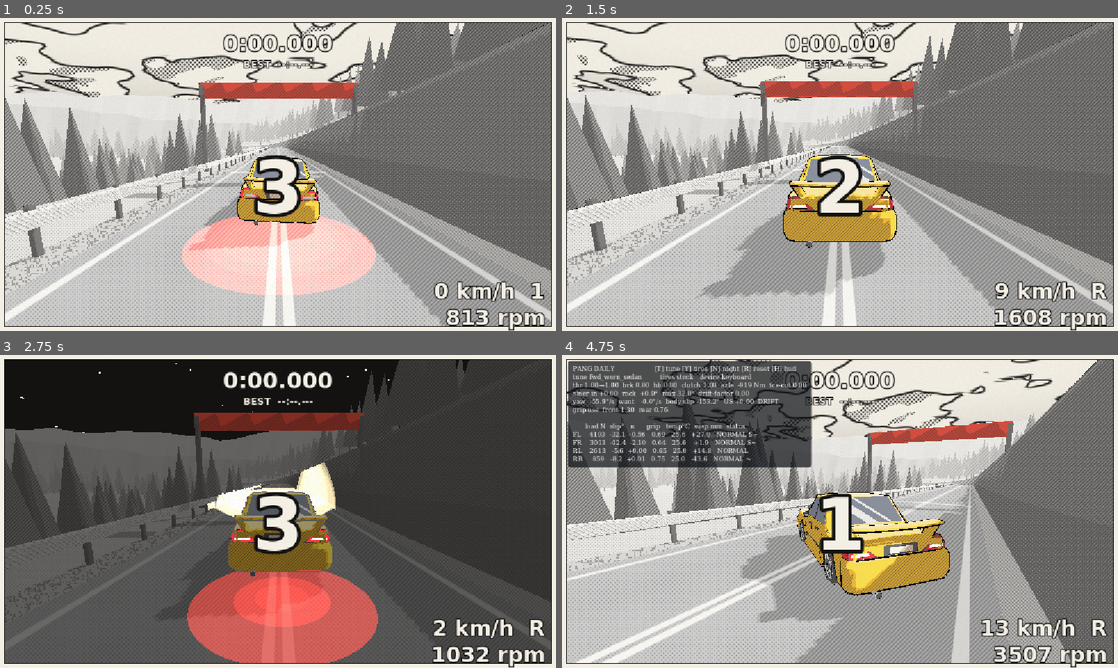
Above: before the commit, frames 1-4 (two rows, left to right).
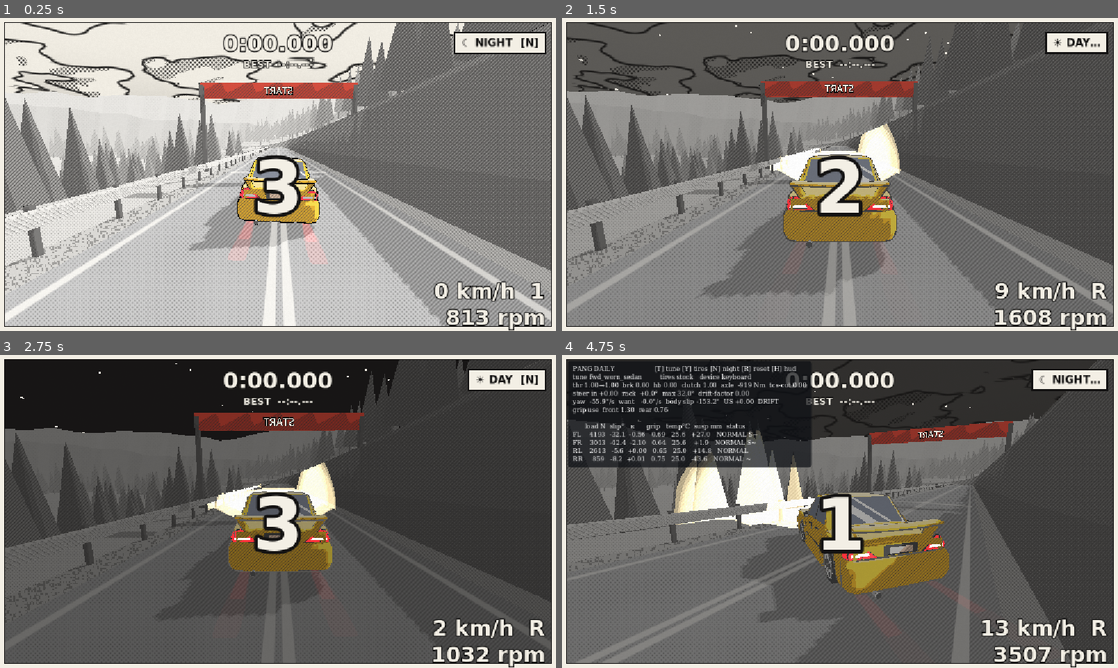
Above: after the commit, the same moments.

Repository: raimieltan/pang-daily-desktop
Game: Godot game, scene res://scenes/touge.tscn
Two runs of this game, one before a commit and one after it. Both use one fixed random seed, a clock stepped at 60 frames per second and the inputs below. Sound files missing from this copy of the repository are replaced by a short silence.
Inputs (mouse positions are in pixels of both pictures, inside the frame that each line leads up to):
- Up to frame 1 (0.25 s): no input
- Up to frame 2 (1.5 s): click (1062, 43) at 0.5 s, where only the run after the commit has a clickable "☾ NIGHT [N]"; click (1067, 43) at 1.25 s, where only the run after the commit has a clickable "☀ DAY [N]"
- Up to frame 3 (2.75 s): tap Enter (restart_run) at 2 s; move the mouse to (400, 495) at 2.02 s; hold D (steer_right) from 2.03 s (still down); hold N (toggle_night) from 2.03 s (still down); click (400, 495) at 2.17 s
- Up to frame 4 (4.75 s): release D (steer_right) at 2.75 s; release N (toggle_night) at 2.75 s; drag from (728, 527) to (812, 574) at 2.77 s; move the mouse to (895, 442) at 3.52 s; hold D (steer_right) 3.53-4.25 s; hold H (toggle_hud) 3.53-4.25 s; tap N (toggle_night) at 3.8 s; click (1079, 380) at 4.25 s, where only the run after the commit has a clickable "☀ DAY…"

The runs differ from the first frame. In frame 1, 7.4% of the frame differs, in the area x 32-99%, y 4-89%; in frame 2, 90%, in the area x 0-100%, y 1-99%; in frame 3, 9.6%; in frame 4, 88%.

Commit message:
fix: taillight circle, effects painted out; add day/night switch
The red brake pool was a point light that the banded world shader turned into a target of
rings, and it stayed on at night without braking. It is replaced by two flat red reflection
streaks per taillight, driven by the brake: subtle by day, vivid at night.
The page post-pass repainted the whole frame from the opaque-only screen copy, which erased
every transparent effect: brake streaks, sparks, skid marks and the ghost. It now draws as an
alpha overlay of only its own marks (haze, ink lines, grain, speed lines, impact, border).
Skid strips render double-sided (their winding follows travel direction).
On-screen DAY/NIGHT switch (also N) fades between modes over 0.6 s and never takes keyboard
focus. Screenshot runs no longer steal focus from a player on the same machine.

Co-Authored-By: Claude Opus 5.5 <noreply@anthropic.com>

Diff:
--- a/game/art/manga_art.gd
+++ b/game/art/manga_art.gd
@@ -154,6 +154,8 @@
 	quad.mesh = mesh
 	var m := ShaderMaterial.new()
 	m.shader = POST_SHADER
+	# Drawn last: the page is an alpha overlay of its own marks on top of the finished frame.
+	m.render_priority = Material.RENDER_PRIORITY_MAX
 	quad.material_override = m
 	quad.extra_cull_margin = 16384.0
 	quad.cast_shadow = GeometryInstance3D.SHADOW_CASTING_SETTING_OFF
@@ -193,5 +195,10 @@
 
 ## Day/night: the page goes dark and car lamps become the light (docs/ART_DIRECTION.md §3, §6).
 static func set_night(on: bool) -> void:
-	night = 1.0 if on else 0.0
-	RenderingServer.global_shader_parameter_set("manga_night", night)
+	apply_night(1.0 if on else 0.0)
+
+
+## 0 = day .. 1 = night; values in between blend (used by the switch's fade).
+static func apply_night(value: float) -> void:
+	night = value
+	RenderingServer.global_shader_parameter_set("manga_night", value)
--- a/game/art/manga_glow.gdshader
+++ /dev/null
@@ -1,17 +0,0 @@
-shader_type spatial;
-// Restrained lamp glow: an additive camera-facing disc with a hard-banded falloff (no bloom).
-render_mode unshaded, blend_add, cull_disabled, depth_draw_never, shadows_disabled;
-
-uniform vec3 color : source_color = vec3(1.0, 0.08, 0.06);
-uniform float intensity = 0.0;
-
-void vertex() {
-	MODELVIEW_MATRIX = VIEW_MATRIX * mat4(INV_VIEW_MATRIX[0], INV_VIEW_MATRIX[1], INV_VIEW_MATRIX[2], MODEL_MATRIX[3]);
-}
-
-void fragment() {
-	float r = length(UV * 2.0 - 1.0);
-	float core = 1.0 - smoothstep(0.25, 0.3, r);
-	float halo = (1.0 - smoothstep(0.55, 0.6, r)) * 0.35;
-	ALBEDO = color * (core + halo) * intensity;
-}
--- a/game/art/manga_post.gdshader
+++ b/game/art/manga_post.gdshader
@@ -39,15 +39,23 @@
 	POSITION = vec4(VERTEX.xy, 1.0, 1.0);
 }
 
+// "Over" compositing of one mark onto the overlay built so far (straight alpha).
+vec4 over(vec4 dst, vec3 color, float alpha) {
+	float a = alpha + dst.a * (1.0 - alpha);
+	if (a <= 0.0) return vec4(0.0);
+	return vec4((color * alpha + dst.rgb * dst.a * (1.0 - alpha)) / a, a);
+}
+
 void fragment() {
+	// An overlay, not a repaint: only the page's own marks (haze, ink lines, grain, speed lines,
+	// impact, border) are drawn, with alpha. Everything else, including transparent effects that
+	// the screen copy cannot contain (brake streaks, sparks, skid marks, the ghost), shows through.
 	vec2 uv = SCREEN_UV;
 	float res = max(VIEWPORT_SIZE.y / 1080.0, 0.5);
 	vec2 px = res * manga_outline_scale / VIEWPORT_SIZE;
-	vec3 col = texture(screen_tex, uv).rgb;
 	float z = linear_depth(uv, INV_PROJECTION_MATRIX);
 	bool sky = z > 2700.0;
-
-	// The sky is drawn by manga_sky.gdshader; this pass leaves it alone.
+	vec4 o = vec4(0.0);
 
 	// Ink lines: inverse depth is linear across planes, so its Laplacian only fires at silhouettes
 	// and creases, never on grazing ground.
@@ -63,15 +71,14 @@
 
 	if (!sky) {
 		float fade = smoothstep(fade_start, fade_end, z) * fade_max;
-		vec3 haze_col = mix(haze, ink * 1.6, manga_night);
-		col = mix(col, haze_col, fade);
+		o = over(o, mix(haze, ink * 1.6, manga_night), fade);
 		// Lines outlast tone, but thin out in the distance.
 		vec3 line_col = mix(ink, vec3(0.5, 0.49, 0.47), manga_night * 0.7);
-		col = mix(col, line_col, edge * (1.0 - fade * 0.6));
+		o = over(o, line_col, edge * (1.0 - fade * 0.6));
 	}
 
-	// Paper grain.
-	col *= 0.975 + hash2(floor(FRAGCOORD.xy / (2.0 * res))) * 0.025;
+	// Paper grain: a faint ink speckle.
+	o = over(o, ink, (1.0 - hash2(floor(FRAGCOORD.xy / (2.0 * res)))) * 0.025);
 
 	vec2 c = (uv - vec2(0.5, 0.45)) * vec2(VIEWPORT_SIZE.x / VIEWPORT_SIZE.y, 1.0);
 	float r = length(c);
@@ -89,7 +96,7 @@
 		float streak = on * thin * smoothstep(reach, reach + 0.25, r);
 		vec3 streak_col = mix(ink, paper, manga_night);
 		if (speed_lines > 0.6 && hash1(id * 9.1) > 0.82) streak_col = vec3(0.72, 0.84, 1.0);
-		col = mix(col, streak_col, streak * 0.8);
+		o = over(o, streak_col, streak * 0.8);
 	}
 
 	// Impact: burst lines from the screen edge inward and a brief inverted rim; the centre
@@ -101,17 +108,18 @@
 		float burst = step(0.45, hash1(id + 3.3)) * (1.0 - smoothstep(0.0, 0.3, abs(local - 0.5)));
 		float reach = mix(0.75, 0.42, impact) + hash1(id * 5.1) * 0.12;
 		float rim = smoothstep(reach, reach + 0.05, r);
-		col = mix(col, ink, burst * rim * impact * fx);
 		float edge_band = smoothstep(0.62, 0.8, r) * impact * 0.6 * fx;
-		col = mix(col, vec3(1.0) - col, edge_band);
+		o = over(o, vec3(1.0) - texture(screen_tex, uv).rgb, edge_band);
+		o = over(o, ink, burst * rim * impact * fx);
 	}
 
 	// Panel: a paper gutter and a thin ink frame.
 	vec2 edge_uv = min(uv, 1.0 - uv);
 	float m = min(edge_uv.x * VIEWPORT_SIZE.x, edge_uv.y * VIEWPORT_SIZE.y);
 	float g = gutter * VIEWPORT_SIZE.y;
-	if (m < g) col = paper;
-	else if (m < g + border_px * res) col = ink;
+	if (m < g) o = vec4(paper, 1.0);
+	else if (m < g + border_px * res) o = vec4(ink, 1.0);
 
-	ALBEDO = col;
+	ALBEDO = o.rgb;
+	ALPHA = o.a;
 }
--- /dev/null
+++ b/game/art/manga_streak.gdshader
@@ -0,0 +1,19 @@
+shader_type spatial;
+// Taillight reflection on the road: a flat additive streak stretching back from each lamp,
+// fading in hard steps (manga banding) along its length and softly at its edges.
+render_mode unshaded, blend_add, cull_disabled, depth_draw_never, shadows_disabled;
+
+uniform vec3 color : source_color = vec3(1.0, 0.1, 0.06);
+uniform float intensity = 0.0;
+
+void fragment() {
+	// PlaneMesh UV.y runs from its −Z edge (far, behind the car) to +Z (the bumper end).
+	float t = UV.y;
+	float along = pow(t, 0.8);
+	// Narrow at the lamp, widening as it fades: a reflection smeared toward the viewer.
+	float half_w = mix(0.48, 0.2, t);
+	float across = 1.0 - smoothstep(half_w * 0.5, half_w, abs(UV.x - 0.5));
+	float v = along * across;
+	float stepped = floor(v * 3.0 + 0.2) / 3.0;
+	ALBEDO = color * stepped * intensity * 0.55;
+}
--- a/game/drive_session.gd
+++ b/game/drive_session.gd
@@ -10,6 +10,7 @@
 var hud: TelemetryHud
 var fx: CarFx
 var audio: CarAudio
+var day_night: DayNightSwitch
 ## func(car: CarBody) -> Dictionary { "position": Vector3, "heading": float }; defaults to the spawn.
 var reset_pose: Callable
 ## Optional func(DriverInput) -> DriverInput applied to the player's input (race starts, cutscenes).
@@ -50,6 +51,9 @@
 	audio.car = car
 	add_child(audio)
 
+	day_night = DayNightSwitch.new()
+	add_child(day_night)
+
 	hud = TelemetryHud.new()
 	hud.car = car
 	add_child(hud)
@@ -77,6 +81,6 @@
 	elif event.is_action_pressed("toggle_tires"):
 		car.set_tire_product("street" if car.tire_product == "stock" else "stock")
 	elif event.is_action_pressed("toggle_night"):
-		MangaArt.set_night(MangaArt.night < 0.5)
+		day_night.toggle()
 	elif event.is_action_pressed("toggle_hud"):
 		hud.debug_visible = not hud.debug_visible
--- /dev/null
+++ b/game/ui/day_night_switch.gd
@@ -0,0 +1,54 @@
+class_name DayNightSwitch
+extends CanvasLayer
+## On-screen day/night switch (also N). Fades the page between day and night instead of cutting.
+## Manga lettering: paper button, ink border, no color.
+
+const PAPER := Color(0.953, 0.937, 0.898)
+const INK := Color(0.075, 0.072, 0.07)
+const FADE_SECONDS := 0.6
+
+var _button := Button.new()
+var _tween: Tween
+
+
+func _ready() -> void:
+	layer = 5
+	var font := SystemFont.new()
+	font.font_names = ["Impact", "Arial Black", "Helvetica Neue", "sans-serif"]
+	font.font_weight = 900
+	_button.add_theme_font_override("font", font)
+	_button.add_theme_font_size_override("font_size", 22)
+	for state in ["normal", "hover", "pressed"]:
+		var box := StyleBoxFlat.new()
+		box.bg_color = PAPER if state != "pressed" else INK
+		box.border_color = INK
+		box.set_border_width_all(4 if state == "hover" else 3)
+		box.set_content_margin_all(10)
+		box.content_margin_left = 16
+		box.content_margin_right = 16
+		_button.add_theme_stylebox_override(state, box)
+	_button.add_theme_color_override("font_color", INK)
+	_button.add_theme_color_override("font_hover_color", INK)
+	_button.add_theme_color_override("font_pressed_color", PAPER)
+	# Never take keyboard focus: Space is the handbrake and Enter restarts the run.
+	_button.focus_mode = Control.FOCUS_NONE
+	_button.set_anchors_preset(Control.PRESET_TOP_RIGHT)
+	_button.grow_horizontal = Control.GROW_DIRECTION_BEGIN
+	_button.position = Vector2(-28, 28)
+	_button.pressed.connect(toggle)
+	add_child(_button)
+	_refresh()
+
+
+func toggle() -> void:
+	var target := 0.0 if MangaArt.night >= 0.5 else 1.0
+	if _tween:
+		_tween.kill()
+	_tween = create_tween()
+	_tween.tween_method(MangaArt.apply_night, MangaArt.night, target, FADE_SECONDS * absf(target - MangaArt.night))
+	_tween.tween_callback(_refresh)
+	_button.text = "☾ NIGHT…" if target > 0.5 else "☀ DAY…"
+
+
+func _refresh() -> void:
+	_button.text = "☀ DAY  [N]" if MangaArt.night >= 0.5 else "☾ NIGHT  [N]"
--- a/game/vehicle/car_fx.gd
+++ b/game/vehicle/car_fx.gd
@@ -38,6 +38,8 @@
 	skid_mat.transparency = BaseMaterial3D.TRANSPARENCY_ALPHA
 	skid_mat.vertex_color_use_as_albedo = true
 	skid_mat.render_priority = -1
+	# The strip's winding depends on travel direction; draw both faces.
+	skid_mat.cull_mode = BaseMaterial3D.CULL_DISABLED
 	_skid_instance.material_override = skid_mat
 	# Marks span the whole run; skip per-frame culling work on a mesh that is always nearby.
 	_skid_instance.extra_cull_margin = 1000.0
--- a/game/vehicle/car_visual.gd
+++ b/game/vehicle/car_visual.gd
@@ -9,13 +9,13 @@
 ## The car is the color on the page (docs/ART_DIRECTION.md §3).
 @export var paint_color := Color(0.96, 0.74, 0.08)
 
-const GLOW_SHADER := preload("res://game/art/manga_glow.gdshader")
+const STREAK_SHADER := preload("res://game/art/manga_streak.gdshader")
 const CAR_RENDER_LAYER := 2
 
 var car: CarBody
 var _materials := {}
-var _tail_glows: Array[MeshInstance3D] = []
-var _brake_light: OmniLight3D
+var _tail_streaks: Array[MeshInstance3D] = []
+var _streak := 0.0
 var _headlights: Array[SpotLight3D] = []
 var _hubs: Array[Node3D] = []
 var _wheels: Array[Node3D] = []
@@ -53,33 +53,27 @@
 		_rest_y.append(hub.position.y)
 
 
-## Lamps from the GLB's light meshes: taillight glow discs + a small red pool on the road when
-## braking, warm headlight spots at night. All selective color on the monochrome page.
+## Lamps from the GLB's light meshes: a red reflection streak on the road behind each taillight
+## while braking (faint at night), warm headlight spots at night. Selective color on the page.
 func _build_lamps(model: Node) -> void:
 	for name in ["taillight_l", "taillight_r"]:
 		var node := model.find_child(name, true, false) as Node3D
 		if node == null:
 			continue
-		var glow := MeshInstance3D.new()
-		var quad := QuadMesh.new()
-		quad.size = Vector2(0.42, 0.42)
+		var streak := MeshInstance3D.new()
+		var plane := PlaneMesh.new()
+		plane.size = Vector2(0.5, 2.2)
 		var m := ShaderMaterial.new()
-		m.shader = GLOW_SHADER
-		m.set_shader_parameter("color", Color(1.0, 0.1, 0.07))
-		quad.material = m
-		glow.mesh = quad
-		glow.cast_shadow = GeometryInstance3D.SHADOW_CASTING_SETTING_OFF
-		add_child(glow)
-		glow.global_position = _mesh_center(node) + global_basis.z * 0.06
-		_tail_glows.append(glow)
-	_brake_light = OmniLight3D.new()
-	_brake_light.light_color = Color(1.0, 0.12, 0.08)
-	_brake_light.omni_range = 2.2
-	_brake_light.light_cull_mask = 1
-	_brake_light.light_energy = 0.0
-	_brake_light.shadow_enabled = false
-	add_child(_brake_light)
-	_brake_light.position = Vector3(0, 0.45, -2.5)   # GLB space: just behind the bumper
+		m.shader = STREAK_SHADER
+		plane.material = m
+		streak.mesh = plane
+		streak.cast_shadow = GeometryInstance3D.SHADOW_CASTING_SETTING_OFF
+		add_child(streak)
+		# GLB space: the lamp's x, just above the road, extending backwards (−Z) from the bumper.
+		var lamp := to_local(_mesh_center(node))
+		# The body origin can ride a few cm below the road surface; float the streak clear of it.
+		streak.position = Vector3(lamp.x, 0.12, lamp.z - 0.95)
+		_tail_streaks.append(streak)
 	for name in ["headlight_l", "headlight_r"]:
 		var node := model.find_child(name, true, false) as Node3D
 		if node == null:
@@ -96,7 +90,7 @@
 		spot.visible = false
 		add_child(spot)
 		spot.global_position = _mesh_center(node)
-		# GLB faces +Z; tilt the beam slightly down onto the road.
+		# GLB faces +Z; tilt the beam down onto the road.
 		spot.rotation = Vector3(-0.17, PI, 0.0)
 		_headlights.append(spot)
 
@@ -115,13 +109,13 @@
 	var reverse_mat: ShaderMaterial = _materials.get("reverse")
 	if reverse_mat:
 		reverse_mat.set_shader_parameter("glow", 1.0 if s.reversing else 0.0)
-	for g in _tail_glows:
-		(( g.mesh as QuadMesh).material as ShaderMaterial).set_shader_parameter("intensity", tail * 0.8)
-	if _brake_light:
-		_brake_light.light_energy = move_toward(_brake_light.light_energy, braking * 0.55 + night * 0.2, delta * 6.0)
-		_brake_light.visible = _brake_light.light_energy > 0.02
+	# Reflections read far stronger on a dark road: subtle by day, vivid at night.
+	_streak = move_toward(_streak, braking * lerpf(0.6, 1.4, night) + night * 0.25, delta * 8.0)
+	for st in _tail_streaks:
+		st.visible = _streak > 0.02
+		((st.mesh as PlaneMesh).material as ShaderMaterial).set_shader_parameter("intensity", _streak)
 	for spot in _headlights:
-		spot.visible = night > 0.5
+		spot.visible = night > 0.02
 		spot.light_energy = 5.0 * night
 
 
--- a/tools/screenshot.gd
+++ b/tools/screenshot.gd
@@ -12,6 +12,8 @@
 	# Into the guardrail on the left of the start straight.
 	"scrape": [[2.0, 0, 0, 0, 0, ""], [8.0, 1, 0, 0, 0, ""], [9.0, 1, 0, -0.55, 0, ""], [9.3, 1, 0, -0.35, 0, "scrape_a"], [9.6, 1, 0, -0.3, 0, "scrape_b"], [10.0, 1, 0, -0.3, 0, "scrape_c"]],
 	"night": [[1.0, 0, 0, 0, 0, "night_spawn"], [8.0, 0.85, 0, 0, 0, "night_drive"], [8.6, 0, 1, 0, 0, "night_brake"]],
+	# Flips the on-screen day/night switch after the first shot.
+	"switch": [[2.5, 0, 0, 0, 0, "switch_day"], [2.8, 0, 0, 0, 0, "switch_mid"], [3.6, 0, 0, 0, 0, "switch_night"]],
 	"overview": [[2.0, 0, 0, 0, 0, ""], [9.0, 0.85, 0, 0, 0, "overview"]],
 }
 
@@ -35,6 +37,8 @@
 	_steps = SCENARIOS[_scenario]
 	DirAccess.make_dir_recursive_absolute(_out)
 	DisplayServer.window_set_vsync_mode(DisplayServer.VSYNC_DISABLED)
+	# Never steal keyboard focus from whoever is playing on this machine.
+	DisplayServer.window_set_flag(DisplayServer.WINDOW_FLAG_NO_FOCUS, true)
 	root.size = Vector2i(1280, 720)
 	_scene = load(scene_path).instantiate()
 	root.add_child(_scene)
@@ -62,6 +66,8 @@
 			if _scenario == "overview":
 				_overview_camera(session)
 			_shot(step[5])
+		if _scenario == "switch" and _step == 0:
+			session.day_night.toggle()
 		_step += 1
 		if _step >= _steps.size():
 			var avg := _frame_time_sum / maxf(1, _frames)
@@ -89,6 +95,9 @@
 	# Overview: let the new camera render once before capturing.
 	if _scenario == "overview":
 		RenderingServer.force_draw()
+	if OS.has_environment("PANG_NO_PAGE"):
+		for q in root.find_children("MangaPage", "MeshInstance3D", true, false):
+			q.visible = false
 	var image := root.get_texture().get_image()
 	var path := _out.path_join(name + ".png")
 	image.save_png(path)
Not shown, removed: game/art/manga_glow.gdshader.uid
Not shown, added: game/art/manga_streak.gdshader.uid
Not shown, added: game/ui/day_night_switch.gd.uid
Not shown, added: tests/probe_full_run.gd.uid
Not shown, added: tests/probe_perf.gd.uid
